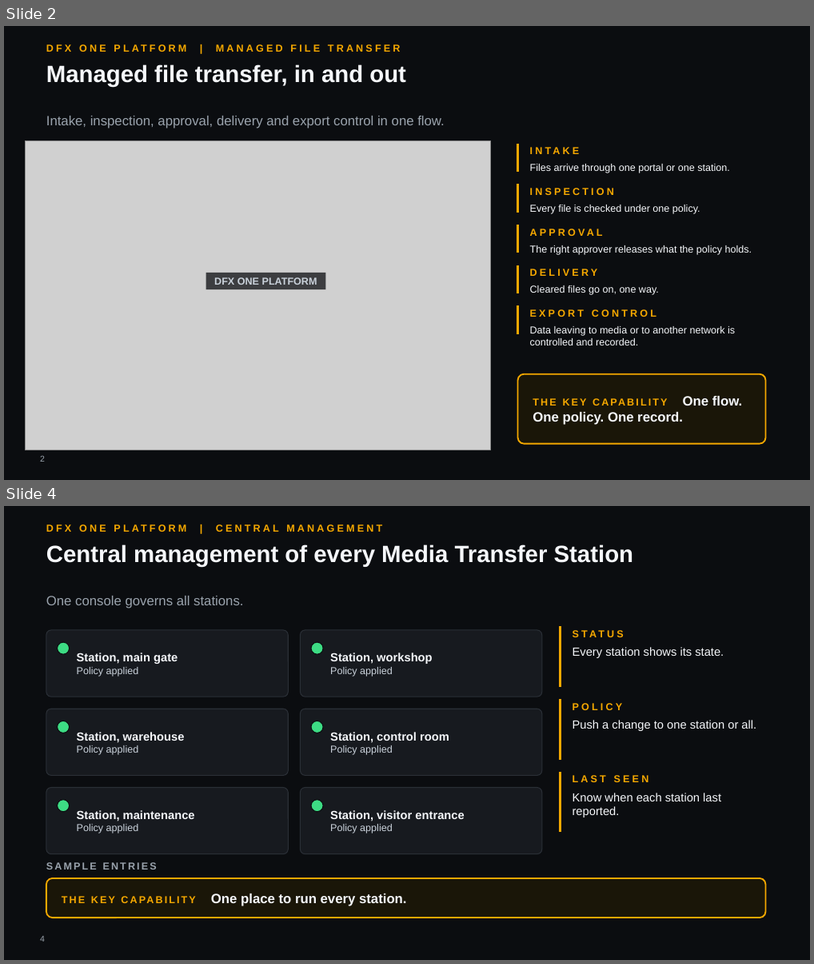
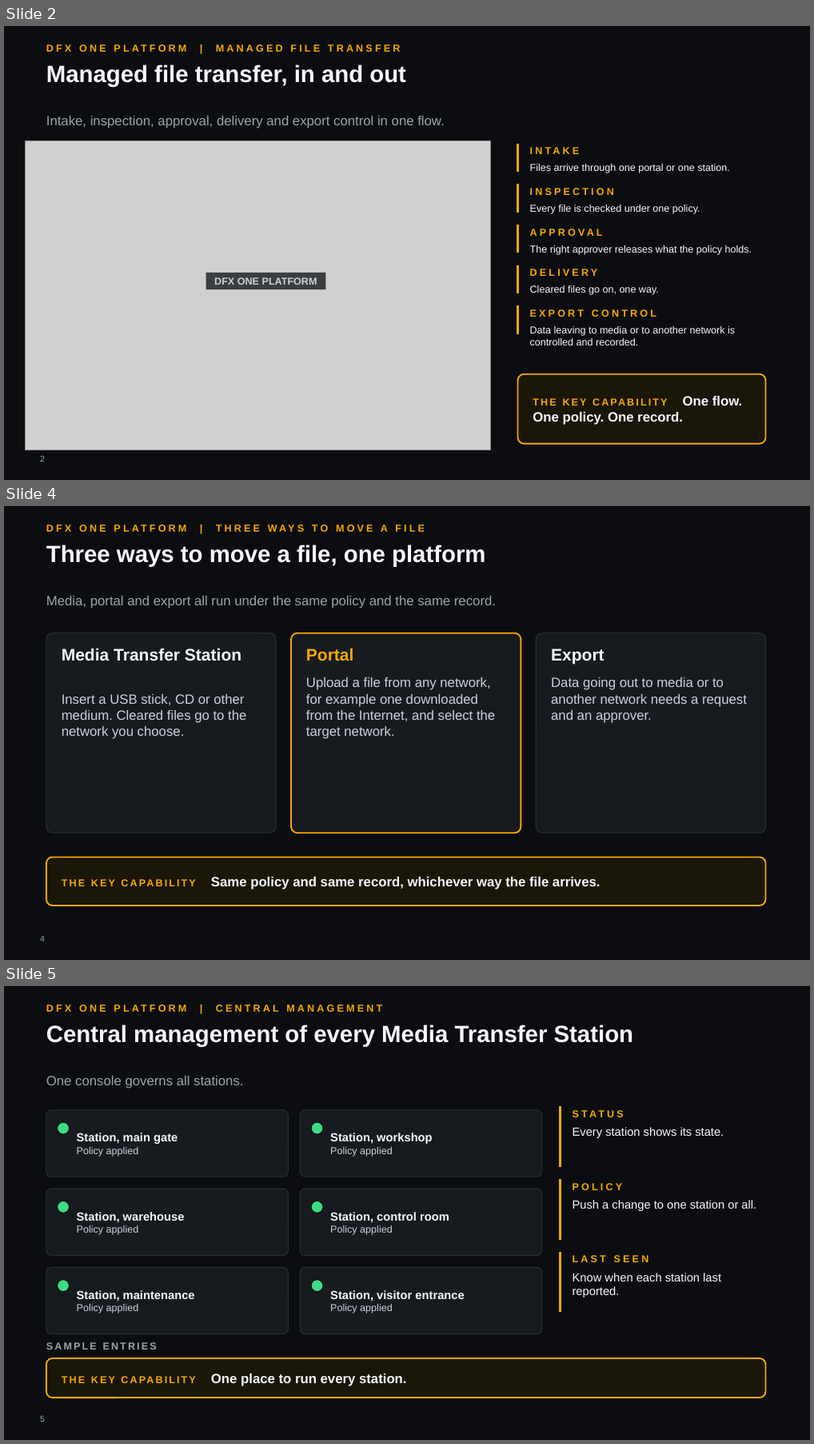
Before and after one commit to hybridus/DFX_Marketing, a slide deck: Projects/06_Presales_OnePlatform_Deck/DFX_OnePlatform_ot.pptx. Shown one above the other, each under a label of ours: slides 2 and 4 before the commit, slides 2, 4 and 5 after it; the slides between them are not shown. The pictures are 814x964 and 814x1444 pixels, drawn with LibreOffice and Linux fonts; fonts in the diff are those of the drawing; grey boxes stand for pictures; background and template pictures are left out. Boxes give left, top, right and bottom in pixels: in the first picture for what was removed or moved away, otherwise in the second. Text is boxed around its words. In the diff, an @@ line names an element or a change of style, - is before the commit and + after.

```diff
--- a/Projects/06_Presales_OnePlatform_Deck/DFX_OnePlatform_ot.pptx
+++ b/Projects/06_Presales_OnePlatform_Deck/DFX_OnePlatform_ot.pptx
@@ slide 4 added at [4, 506, 810, 960], background #0B0D10 @@
@@ text added at [381, 524, 388, 532], 12 pt, text #F5A800, bold @@
+DFX ONE PLATFORM | THREE WAYS TO MOVE A FILE
@@ text added at [46, 544, 486, 567], 28 pt, text #F5F7FA, bold @@
+Three ways to move a file, one platform
@@ text added at [46, 596, 496, 608], 16 pt, text #9AA3AD @@
+Media, portal and export all run under the same policy and the same record.
@@ rounded rectangle added at [46, 633, 276, 832], fill #171A1F, outline #2A2F36 1 pt @@
@@ text added at [62, 648, 242, 661], 20 pt, text #F5F7FA, bold @@
+Media Transfer Station
@@ rounded rectangle added at [291, 633, 522, 832], fill #171A1F, outline #F5A800 1.75 pt @@
@@ text added at [306, 648, 354, 660], 20 pt, text #F5A800, bold @@
+Portal
@@ rounded rectangle added at [536, 633, 766, 832], fill #171A1F, outline #2A2F36 1 pt @@
@@ text added at [551, 648, 605, 664], 20 pt, text #F5F7FA, bold @@
+Export
@@ text added at [62, 694, 246, 739], 16 pt, text #C9D1DA @@
+Insert a USB stick, CD or other medium. Cleared files go to the network you choose.
@@ text added at [306, 677, 495, 739], 16 pt, text #C9D1DA @@
+Upload a file from any network, for example one downloaded from the Internet, and select the target network.
@@ text added at [551, 677, 747, 723], 16 pt, text #C9D1DA @@
+Data going out to media or to another network needs a request and an approver.
@@ rounded rectangle added at [46, 857, 766, 905], fill #1A1608, outline #F5A800 1.75 pt @@
@@ text added at [211, 876, 601, 889], 16 pt, text #F5F7FA, bold @@
+THE KEY CAPABILITY Same policy and same record, whichever way the file arrives.
@@ page number added at [40, 936, 45, 941], 10 pt, text #9AA3AD @@
+4
@@ what was slide 4 is now slide 5 @@
@@ page number at [40, 1416, 45, 1421]: text changed @@
-4
+5
```
Also in this commit, not shown: 3 slides changed, 2 other slides added, 15 other files.
